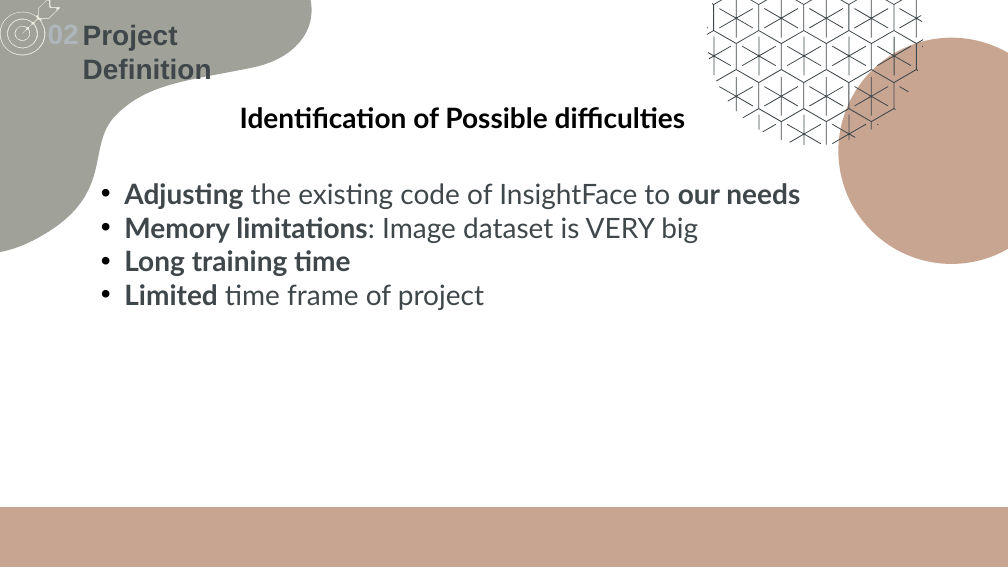
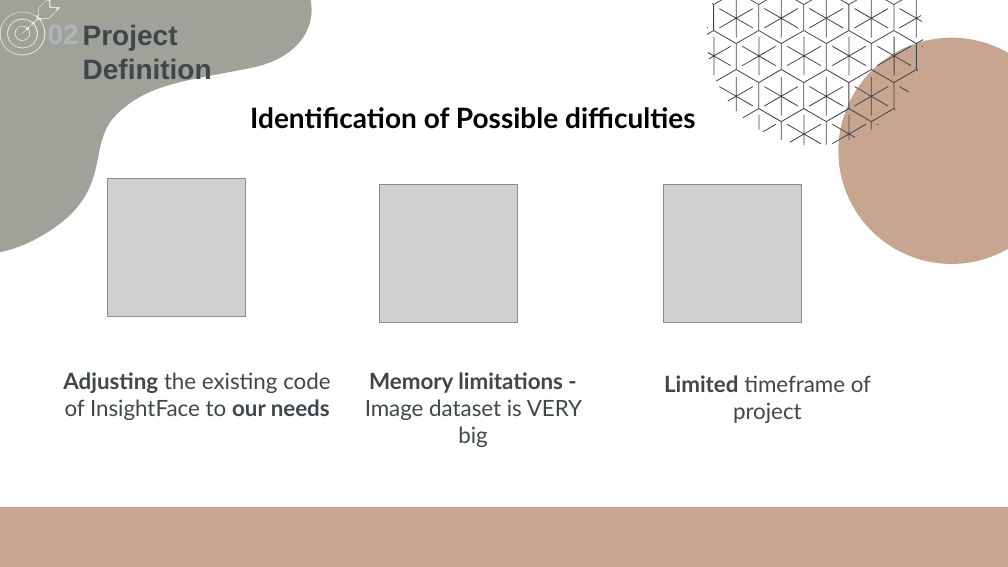
Before and after one commit to kariander1/FaceRecognition, a slide deck: slide 21 of Final Presentation.pptx. Drawn at 1008x567 pixels with LibreOffice and Linux fonts; fonts in the diff are those of the drawing; grey boxes stand for pictures. Boxes give left, top, right and bottom in pixels: in the first picture for what was removed or moved away, otherwise in the second. Text is boxed around its words. In the diff, an @@ line names an element or a change of style, - is before the commit and + after.

```diff
--- a/Final Presentation.pptx
+++ b/Final Presentation.pptx
@@ text "Identification of Possible difficulties": place and size @@
-text "Identification of Possible difficulties" at box(240, 107, 686, 129)
+text "Identification of Possible difficulties" at box(250, 107, 696, 129)
@@ picture added at box(108, 178, 246, 317) @@
@@ text removed at box(124, 183, 800, 310) @@
-• Adjusting the existing code of InsightFace to our needs
-• Memory limitations: Image dataset is VERY big
-• Long training time
-• Limited time frame of project
@@ picture added at box(380, 184, 518, 323) @@
@@ picture added at box(663, 184, 801, 323) @@
@@ text added at box(63, 372, 330, 420), 16 pt, text #40474B @@
+Adjusting the existing code of InsightFace to our needs
@@ text added at box(365, 372, 582, 447), 16 pt, text #40474B @@
+Memory limitations - Image dataset is VERY big
@@ text added at box(664, 375, 871, 423), 16 pt, text #40474B @@
+Limited timeframe of project
```
Also in this commit, not shown: 21 other slides changed.
